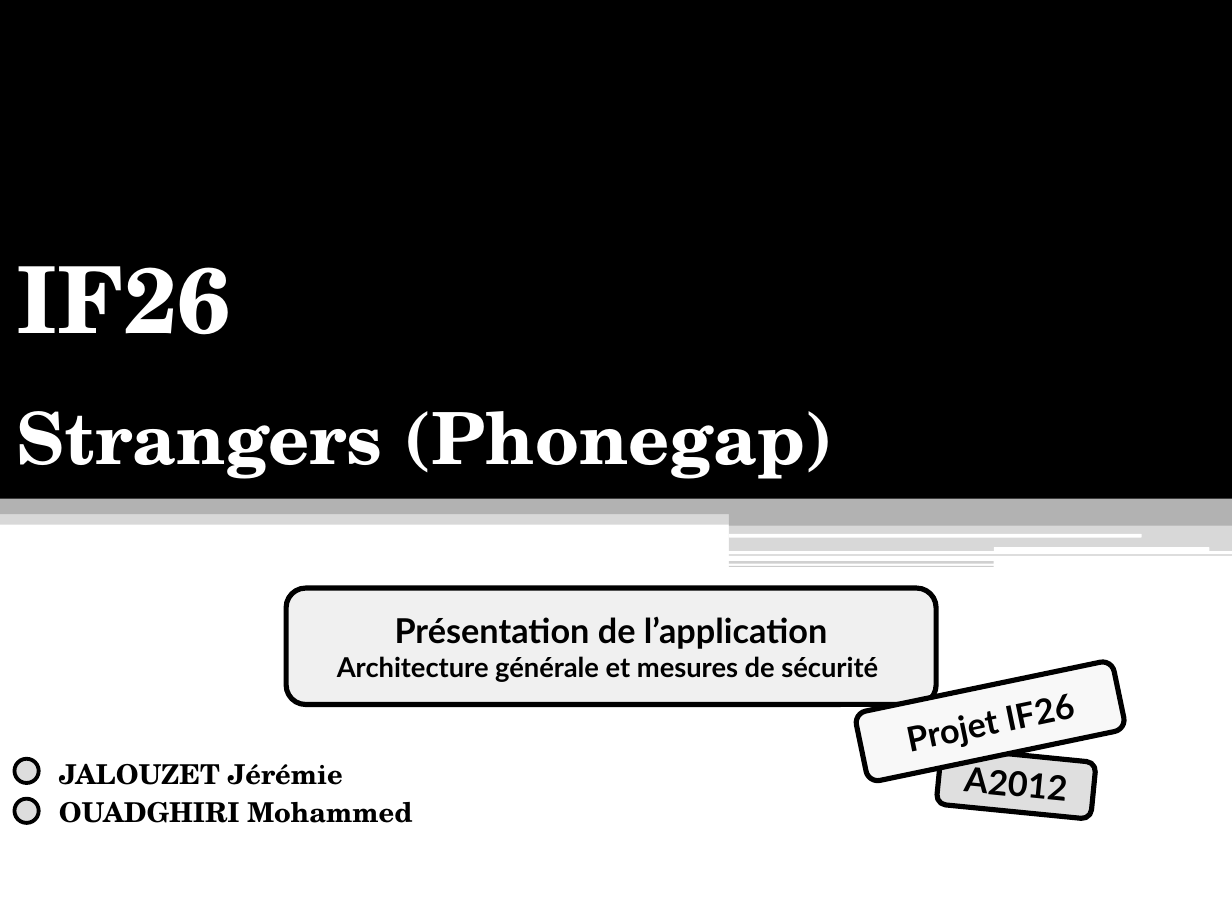
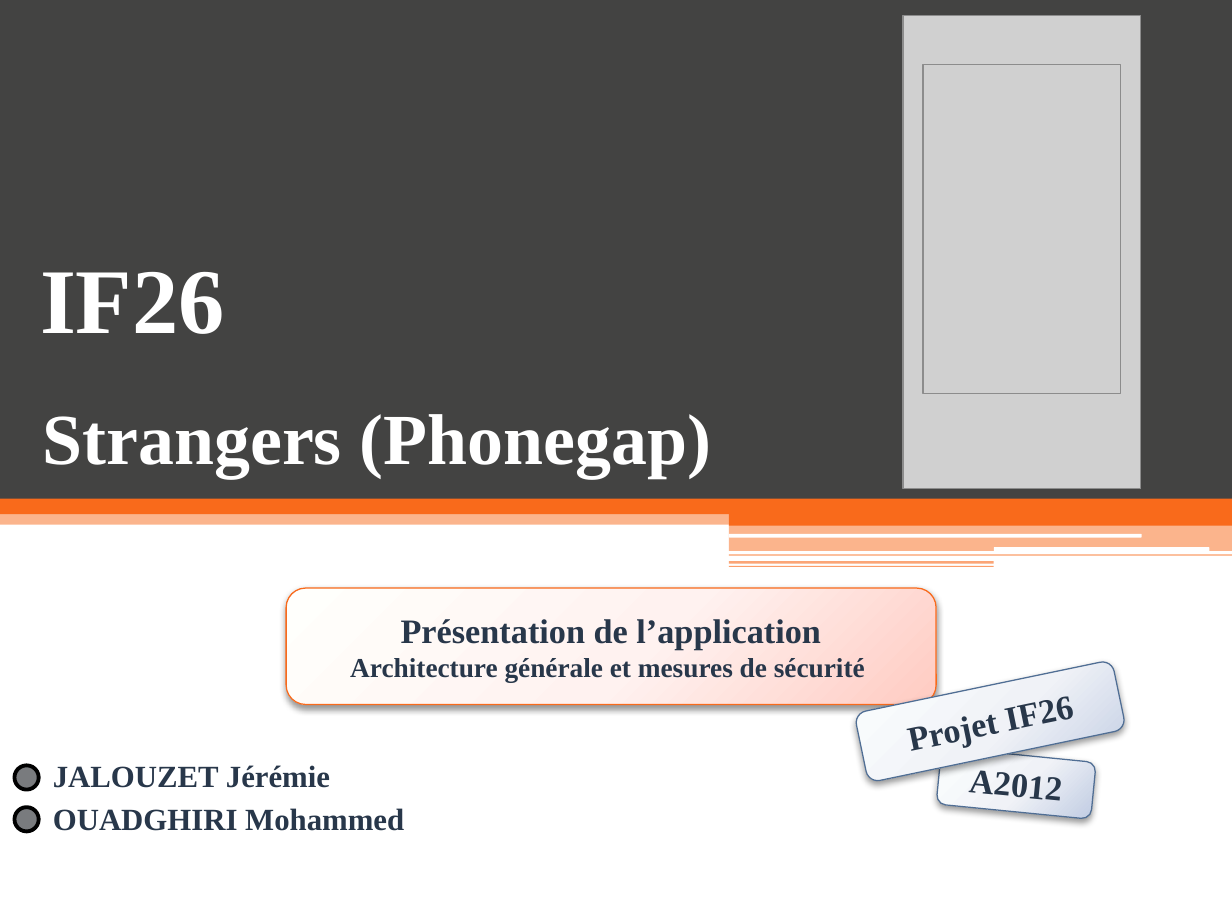
Before and after one commit to Anicky/Strangers-Phonegap, a slide deck: slide 1 of Presentation/Presentation IF26.pptx. Drawn at 1232x924 pixels with LibreOffice and Linux fonts; fonts in the diff are those of the drawing; grey boxes stand for pictures. Boxes give left, top, right and bottom in pixels: in the first picture for what was removed or moved away, otherwise in the second. Text is boxed around its words. In the diff, an @@ line names an element or a change of style, - is before the commit and + after.

```diff
--- a/Presentation/Presentation IF26.pptx
+++ b/Presentation/Presentation IF26.pptx
@@ rectangle at bbox=[0, 0, 1232, 499]: fill #000000 to #434342 @@
@@ picture added at bbox=[903, 16, 1141, 489] @@
@@ picture added at bbox=[923, 64, 1120, 393] @@
@@ title "IF26 Strangers (Phonegap)" at bbox=[40, 272, 711, 479]: font TeX Gyre Schola to Times New Roman @@
@@ rectangle at bbox=[0, 492, 1232, 525]: fill #B2B2B2 at 50% opacity to #F96A1B at 50% opacity @@
@@ fill #B2B2B2 to #F96A1B in 3 elements at bbox=[729, 514, 1232, 526], bbox=[0, 495, 1232, 514], bbox=[864, 490, 1232, 524] @@
@@ rectangle at bbox=[729, 525, 1232, 551]: fill #B2B2B2 at 50% opacity to #F96A1B at 50% opacity @@
@@ rectangle at bbox=[729, 554, 1232, 556]: fill #B2B2B2 at 65% opacity to #F96A1B at 65% opacity @@
@@ rectangle at bbox=[729, 565, 994, 567]: fill #B2B2B2 at 65% opacity to #F96A1B at 65% opacity @@
@@ rectangle at bbox=[729, 561, 994, 563]: fill #B2B2B2 at 60% opacity to #F96A1B at 60% opacity @@
@@ rounded rectangle "Présentation de l’application" at bbox=[286, 588, 936, 703]: font Lato to Times New Roman, text colour #000000 to #28374A; fill #F0F0F0 to gradient #FFFEFE to #FFF3F1 to #FFCCC2; outline #000000 3 pt to #F96A1B 0.75 pt; shadow on @@
@@ rounded rectangle "Projet IF26" at bbox=[854, 660, 1127, 783]: font Lato to Times New Roman, text colour #000000 to #28374A; fill #F8F8F8 to gradient #FEFEFE to #F0F3F8 to #BFCBE2; outline #000000 3 pt to #506E94 0.75 pt; shadow on @@
@@ subtitle "JALOUZET Jérémie" at bbox=[53, 765, 404, 831]: size 16 to 18 pt, font TeX Gyre Schola to Times New Roman, text colour #000000 to #28374A @@
@@ rounded rectangle "A2012" at bbox=[936, 748, 1096, 819]: font Lato to Times New Roman, text colour #000000 to #28374A; fill #DFDFDF to gradient #FEFEFE to #F0F3F8 to #BFCBE2; outline #000000 3 pt to #506E94 0.75 pt; shadow on @@
@@ ellipse: place and size @@
-ellipse at bbox=[15, 759, 39, 784]
+ellipse at bbox=[15, 765, 39, 790]
@@ ellipse at bbox=[15, 765, 39, 790]: fill #DDDDDD to #797B7E @@
@@ ellipse at bbox=[15, 807, 39, 832]: fill #DDDDDD to #797B7E @@
@@ ellipse: place and size @@
-ellipse at bbox=[15, 798, 39, 823]
+ellipse at bbox=[15, 807, 39, 832]
```
Also in this commit, not shown: 19 other slides changed, 1 slide added, 1 slide removed, 3 other files.
